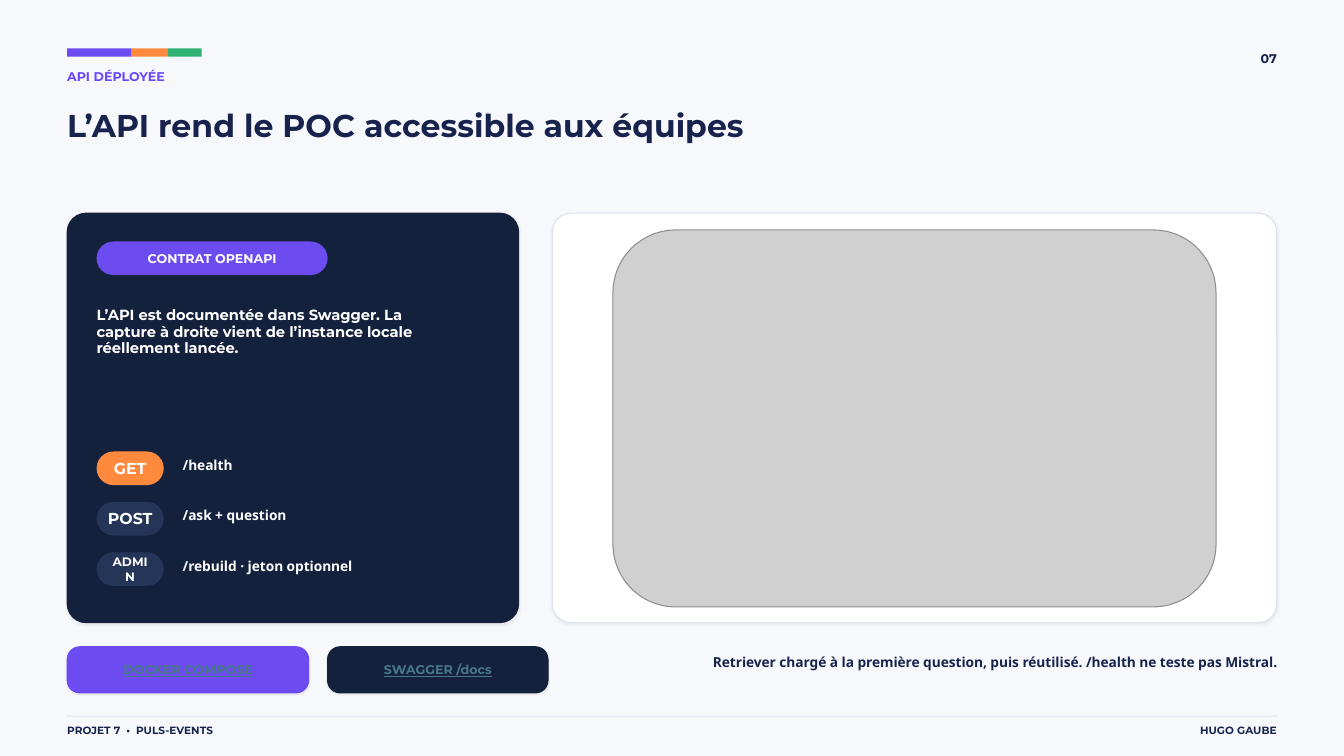
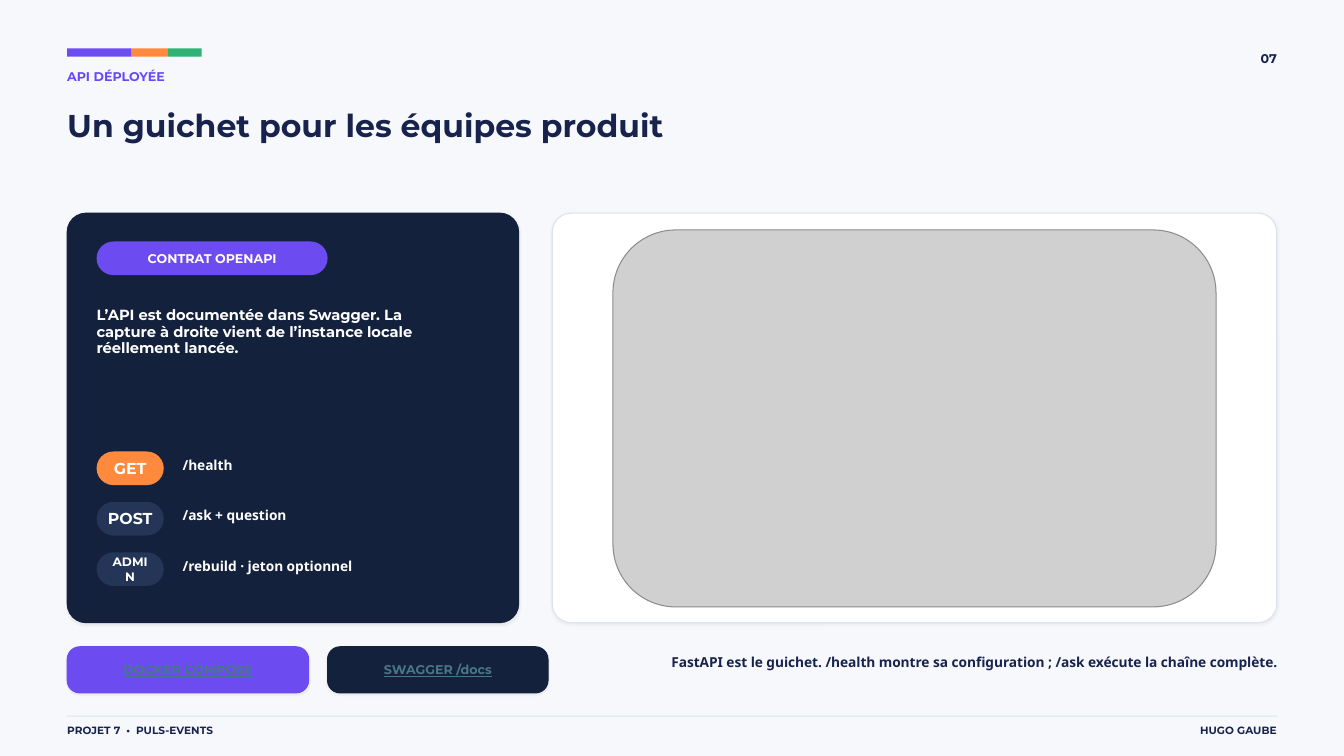
Before and after one commit to hgbe-GH/Projet7, a slide deck: slide 7 of outputs/openagenda-rag-soutenance.pptx. Drawn at 1344x756 pixels with LibreOffice and Linux fonts; fonts in the diff are those of the drawing; grey boxes stand for pictures. Boxes give left, top, right and bottom in pixels: in the first picture for what was removed or moved away, otherwise in the second. Text is boxed around its words. In the diff, an @@ line names an element or a change of style, - is before the commit and + after.

```diff
--- a/outputs/openagenda-rag-soutenance.pptx
+++ b/outputs/openagenda-rag-soutenance.pptx
@@ text at [67,112,663,144]: text changed @@
-L’API rend le POC accessible aux équipes
+Un guichet pour les équipes produit
@@ text at [671,656,1278,671]: text changed @@
-Retriever chargé à la première question, puis réutilisé. /health ne teste pas Mistral.
+FastAPI est le guichet. /health montre sa configuration ; /ask exécute la chaîne complète.
```
Also in this commit, not shown: 11 other slides changed, 22 other files.
